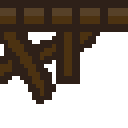
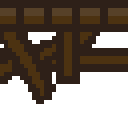
Layer changes from the first 128x128 image to the second:
painted on "Hintergrund" over [0, 48, 128, 72]
